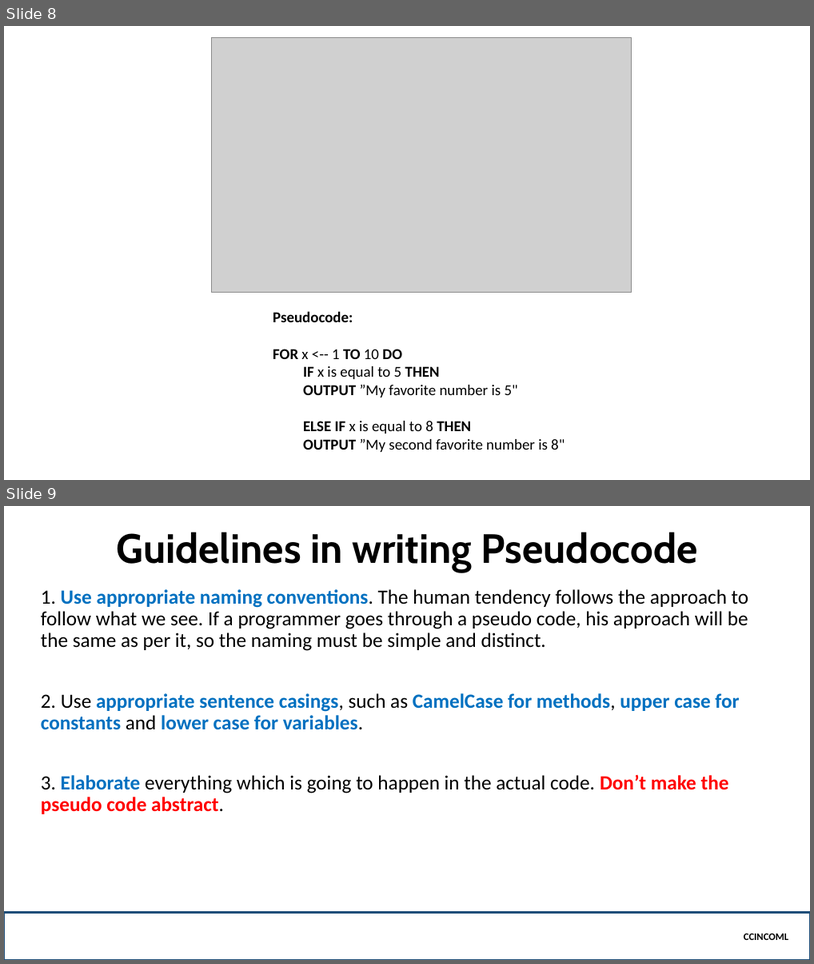
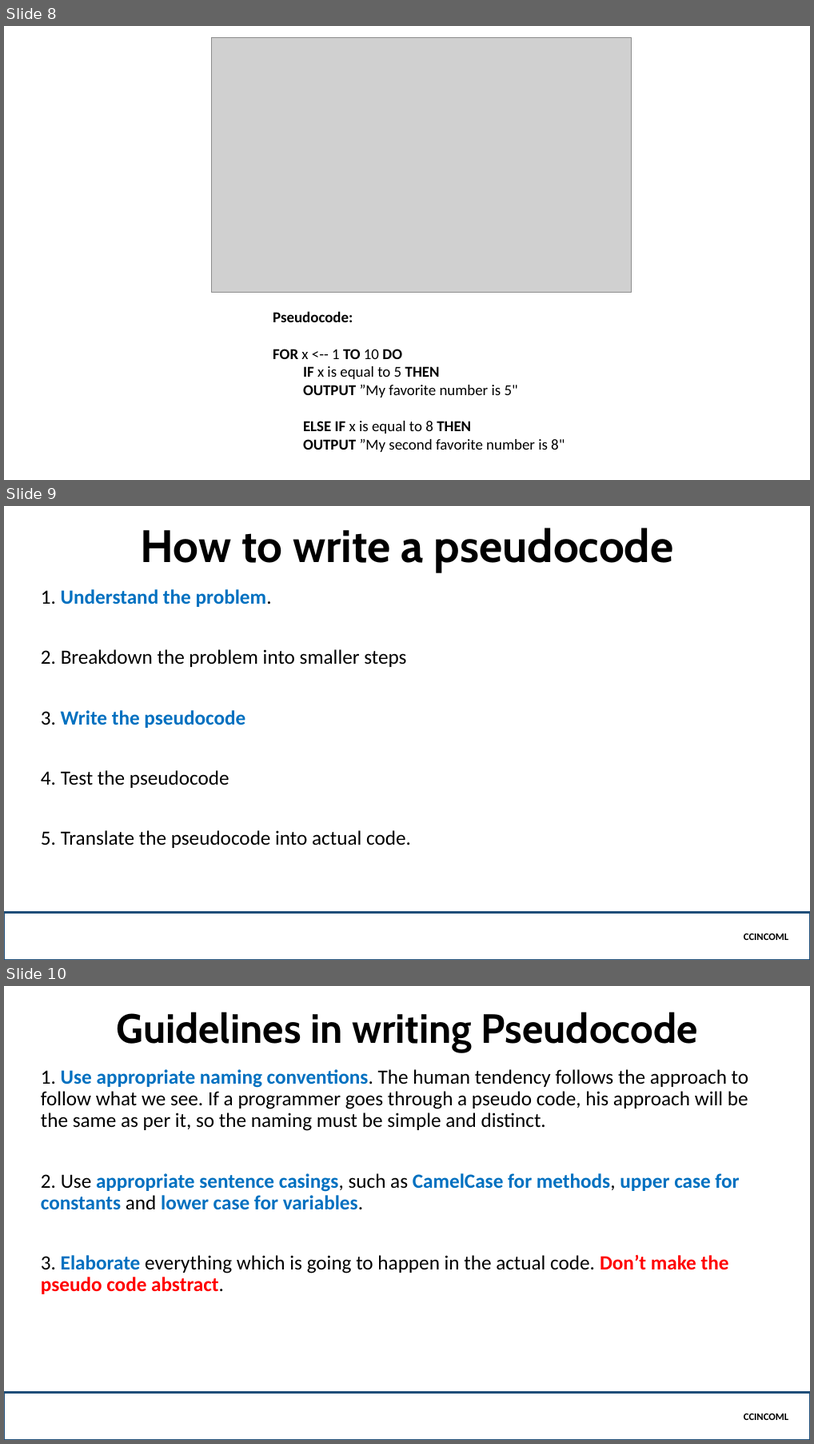
Before and after one commit to jamenggay/CCINCOML, a slide deck: Part 3 - Logic Development/Pseudocode.pptx. Shown one above the other, each under a label of ours: slides 8 and 9 before the commit, slides 8, 9 and 10 after it. The pictures are 814x964 and 814x1444 pixels, drawn with LibreOffice and Linux fonts; fonts in the diff are those of the drawing; grey boxes stand for pictures; background and template pictures are left out. Boxes give left, top, right and bottom in pixels: in the first picture for what was removed or moved away, otherwise in the second. Text is boxed around its words. In the diff, an @@ line names an element or a change of style, - is before the commit and + after.

```diff
--- a/Part 3 - Logic Development/Pseudocode.pptx
+++ b/Part 3 - Logic Development/Pseudocode.pptx
@@ slide 9 added at box(4, 506, 810, 960), background picture (left out) @@
@@ title added at box(140, 528, 674, 572), 54 pt, text #000000, bold @@
+How to write a pseudocode
@@ subtitle added at box(61, 589, 411, 848), 24 pt, text #000000 @@
+1. Understand the problem.
+2. Breakdown the problem into smaller steps
+3. Write the pseudocode
+4. Test the pseudocode
+5. Translate the pseudocode into actual code.
@@ rectangle added at box(4, 912, 810, 960), outline #1F4E79 2.25 pt, 12 pt, text #000000, bold @@
+CCINCOML
@@ what was slide 9 is now slide 10 @@
```
